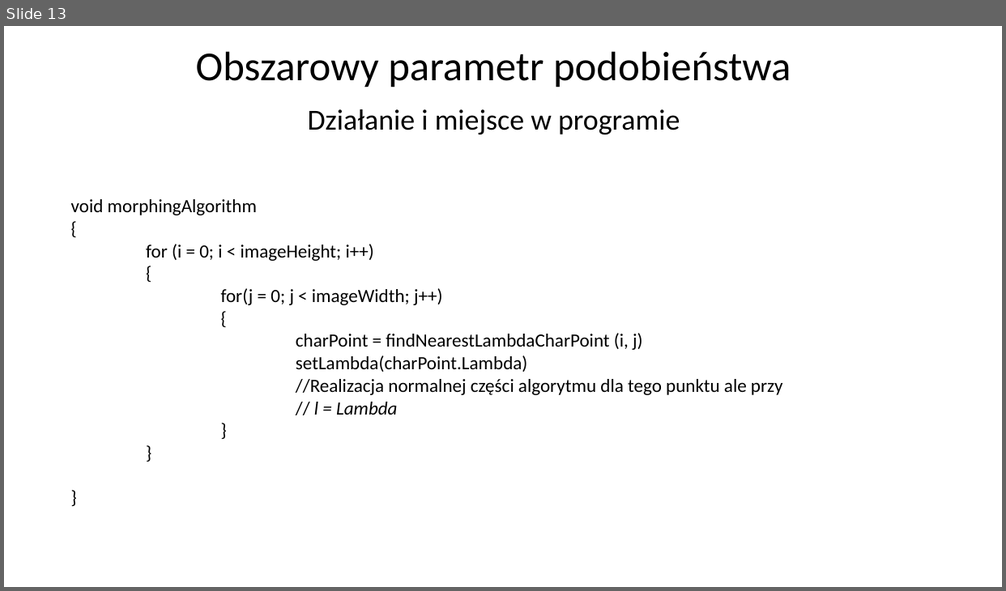
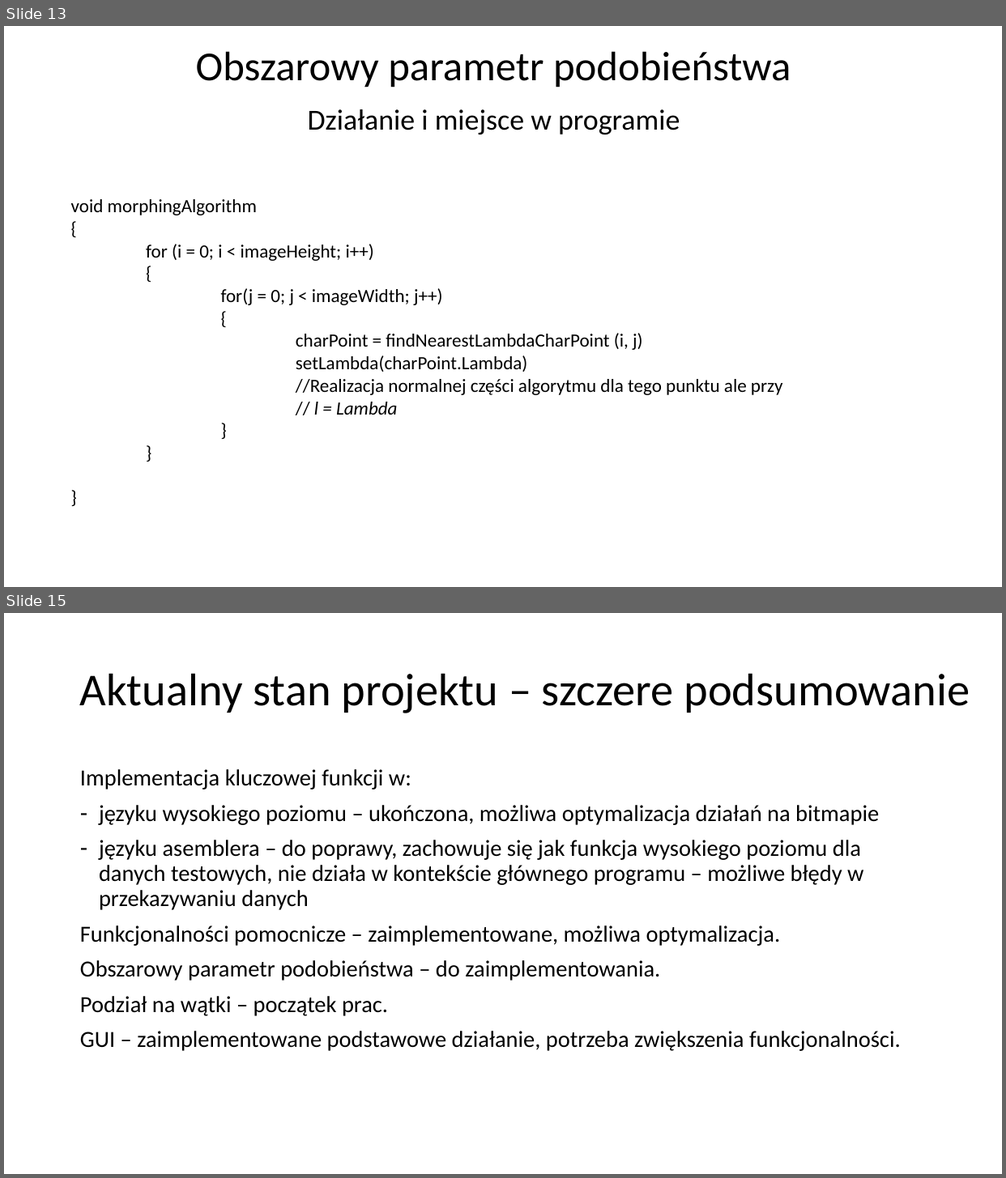
Before and after one commit to Gazda70/Image-Morphing, a slide deck: Morphing obrazów.pptx. Shown one above the other, each under a label of ours: slide 13 before the commit, slides 13 and 15 after it; the slides between them are not shown. The pictures are 1006x591 and 1006x1178 pixels, drawn with LibreOffice and Linux fonts; fonts in the diff are those of the drawing. Boxes give left, top, right and bottom in pixels: in the first picture for what was removed or moved away, otherwise in the second. Text is boxed around its words. In the diff, an @@ line names an element or a change of style, - is before the commit and + after.

Commit message:
Ukończona pierwsza wersja prezentacji

```diff
--- a/Morphing obrazów.pptx
+++ b/Morphing obrazów.pptx
@@ slide 15 added at [4,613,1002,1174], background #FFFFFF @@
@@ title added at [80,673,970,713], 44 pt, text #000000 @@
+Aktualny stan projektu – szczere podsumowanie
@@ text added at [80,769,901,1051], 22.2 pt, text #000000 @@
+Implementacja kluczowej funkcji w:
+– języku wysokiego poziomu – ukończona, możliwa optymalizacja działań na bitmapie
+– języku asemblera – do poprawy, zachowuje się jak funkcja wysokiego poziomu dla danych testowych, nie działa w kontekście głównego programu – możliwe błędy w przekazywaniu danych
+Funkcjonalności pomocnicze – zaimplementowane, możliwa optymalizacja.
+Obszarowy parametr podobieństwa – do zaimplementowania.
+Podział na wątki – początek prac.
+GUI – zaimplementowane podstawowe działanie, potrzeba zwiększenia funkcjonalności.
```
Also in this commit, not shown: 3 slides changed, 2 other slides added, 1 slide removed.
